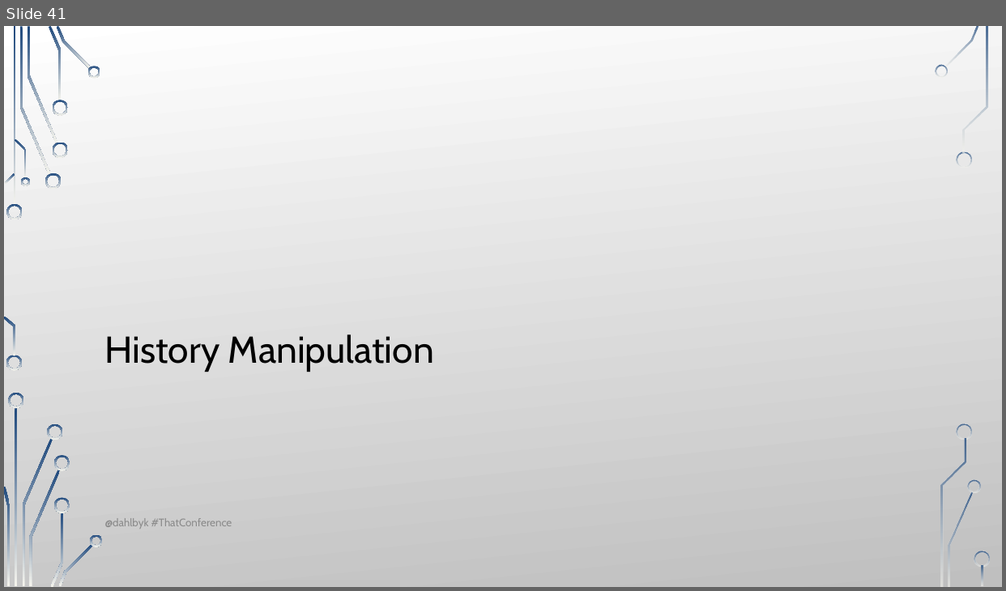
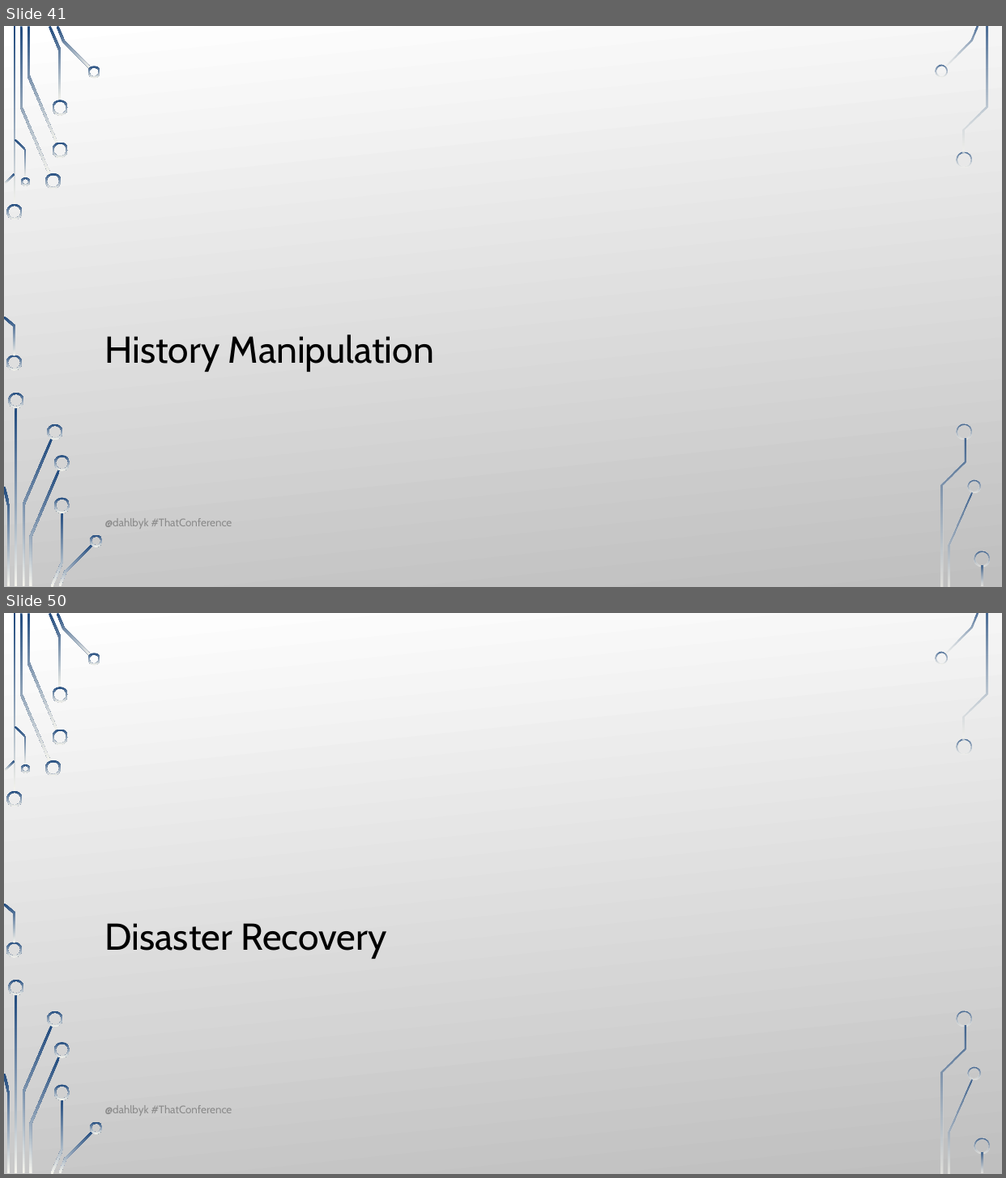
Before and after one commit to dahlbyk/Presentations, a slide deck: UnderstandingGit2/Slides.pptx. Shown one above the other, each under a label of ours: slide 41 before the commit, slides 41 and 50 after it; the slides between them are not shown. The pictures are 1006x591 and 1006x1178 pixels, drawn with LibreOffice and Linux fonts; fonts in the diff are those of the drawing; background and template pictures are left out. Boxes give left, top, right and bottom in pixels: in the first picture for what was removed or moved away, otherwise in the second. Text is boxed around its words. In the diff, an @@ line names an element or a change of style, - is before the commit and + after.

```diff
--- a/UnderstandingGit2/Slides.pptx
+++ b/UnderstandingGit2/Slides.pptx
@@ slide 50 added at box(4, 613, 1002, 1174), background picture (left out); not listed: 36 template elements that a slide beside it also shows @@
@@ title added at box(105, 923, 386, 959), 36 pt, text #000000 @@
+Disaster Recovery
@@ text added at box(105, 1105, 232, 1116), 10.5 pt, text #8C8C8C @@
+@dahlbyk #ThatConference
```
Also in this commit, not shown: 34 slides changed, 6 other slides added, 1 slide removed.
